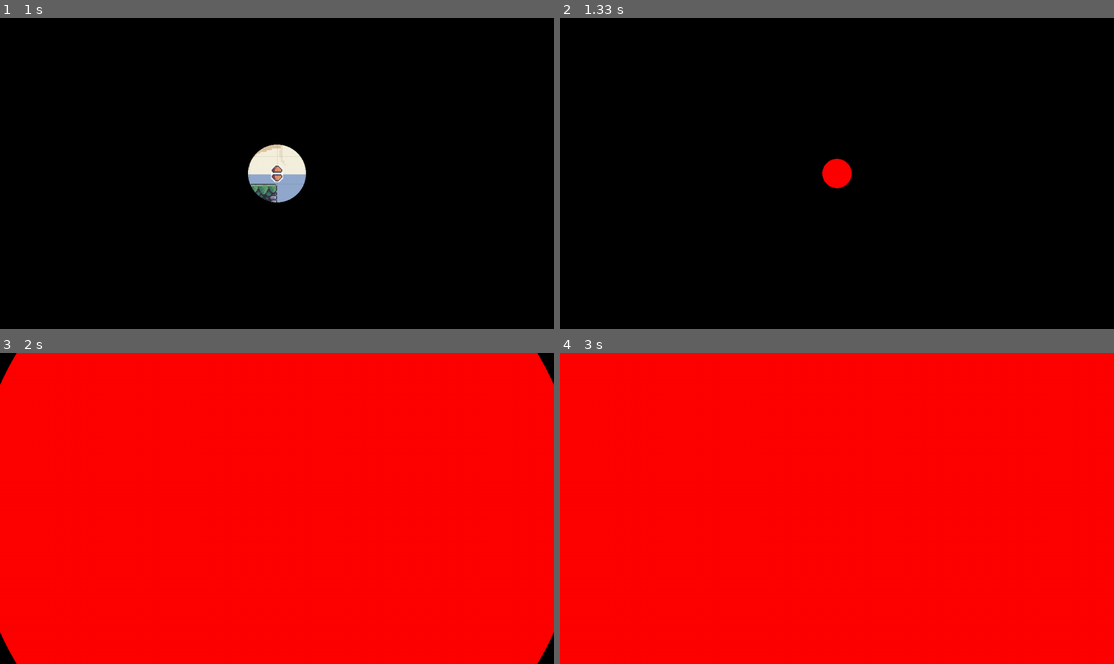
Above: before the commit, frames 1-4 (two rows, left to right).
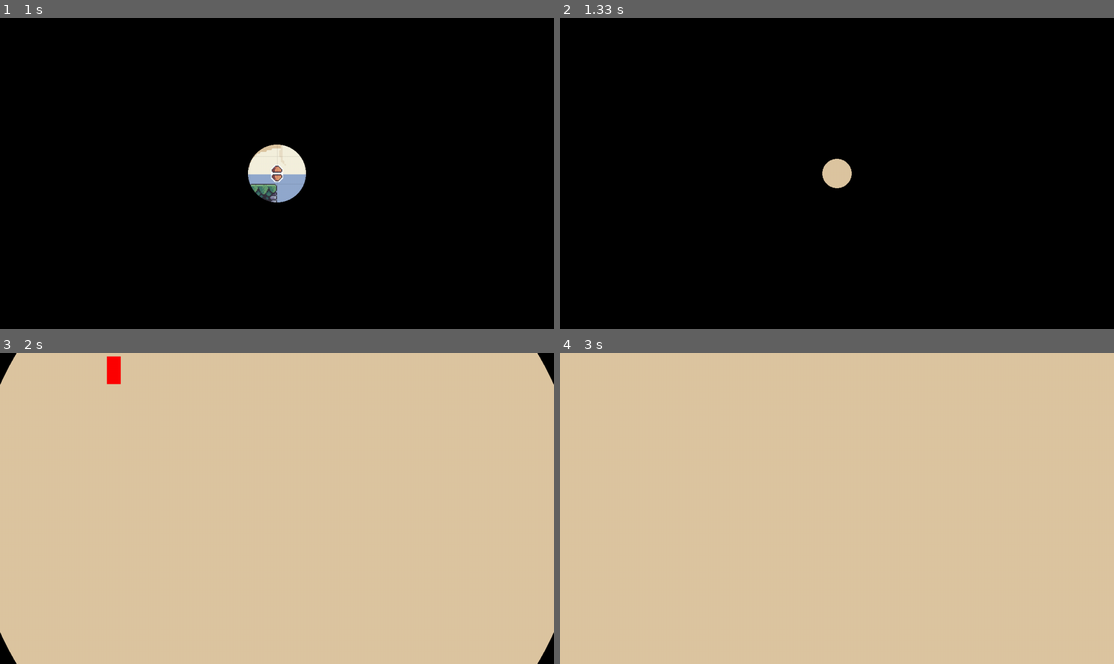
Above: after the commit, the same moments.

Repository: iainemslie/ClearCodeMarioMakerPyGame
Game: pygame game, started from code/main.py
The game is run twice, just before and just after one commit, with the same random seed, the same clock (stepped at 60 frames per second) and the same inputs.
Inputs (mouse positions are in pixels of both pictures, inside the frame that each line leads up to):
- Up to frame 1 (1 s): tap Enter at 0.33 s; click (254, 185) at 0.72 s
- Up to frame 2 (1.33 s): hold Right from 1 s (still down)
- Up to frame 3 (2 s): release Right at 1.47 s; hold Right 1.5-1.97 s; move the mouse to (277, 530) at 1.53 s
- Up to frame 4 (3 s): hold Left 2-2.53 s; hold Left 2.57-2.97 s

Frame 1 is identical in both runs. In frame 2, 0.4% of the frame differs, in the area x 47-53%, y 45-55%; in frame 3, 99%; in frame 4, 100%, in the area x 0-100%, y 0-100%.

Commit message:
create terrain and player

Diff:
--- a/code/editor.py
+++ b/code/editor.py
@@ -219,7 +219,7 @@
                 pygame.quit()
                 sys.exit()
             if event.type == pygame.KEYDOWN and event.key == pygame.K_RETURN:
-                self.switch(self.create_grid)
+                self.switch(self.create_grid())
 
             self.pan_input(event)
             self.selection_hotkeys(event)
--- a/code/level.py
+++ b/code/level.py
@@ -5,11 +5,27 @@
 from settings import *
 from support import *
 
+from sprites import Generic, Player
+
 
 class Level:
-    def __init__(self, grid, switch):
+    def __init__(self, grid, switch, asset_dict):
         self.display_surface = pygame.display.get_surface()
         self.switch = switch
+
+        # groups
+        self.all_sprites = pygame.sprite.Group()
+
+        self.build_level(grid, asset_dict)
+
+    def build_level(self, grid, asset_dict):
+        for layer_name, layer in grid.items():
+            for pos, data in layer.items():
+                if layer_name == 'terrain':
+                    Generic(pos, asset_dict['land'][data], self.all_sprites)
+
+                match data:
+                    case 0:  self.player = Player(pos, self.all_sprites)
 
     def event_loop(self):
         for event in pygame.event.get():
@@ -21,4 +37,6 @@
 
     def run(self, dt):
         self.event_loop()
-        self.display_surface.fill('red')
+        self.display_surface.fill(SKY_COLOR)
+        self.all_sprites.draw(self.display_surface)
+        self.all_sprites.update(dt)
--- a/code/main.py
+++ b/code/main.py
@@ -39,7 +39,7 @@
     def switch(self, grid=None):
         self.transition.active = True
         if grid:
-            self.level = Level(grid, self.switch)
+            self.level = Level(grid, self.switch, {'land': self.land_tiles})
 
     def run(self):
         while True:
--- /dev/null
+++ b/code/sprites.py
@@ -0,0 +1,38 @@
+import pygame
+from pygame.math import Vector2 as vector
+
+
+class Generic(pygame.sprite.Sprite):
+    def __init__(self, pos, surf, group):
+        super().__init__(group)
+        self.image = surf
+        self.rect = self.image.get_rect(topleft=pos)
+
+
+class Player(Generic):
+    def __init__(self, pos, group):
+        super().__init__(pos, pygame.Surface((32, 64)), group)
+        self.image.fill('red')
+
+        # movement
+        self.direction = vector()
+        self.pos = vector(self.rect.topleft)
+        self.speed = 300
+
+    def input(self):
+        keys = pygame.key.get_pressed()
+
+        if keys[pygame.K_RIGHT]:
+            self.direction.x = 1
+        elif keys[pygame.K_LEFT]:
+            self.direction.x = -1
+        else:
+            self.direction.x = 0
+
+    def move(self, dt):
+        self.pos += self.direction * self.speed * dt
+        self.rect.topleft = (round(self.pos.x), round(self.pos.y))
+
+    def update(self, dt):
+        self.input()
+        self.move(dt)
